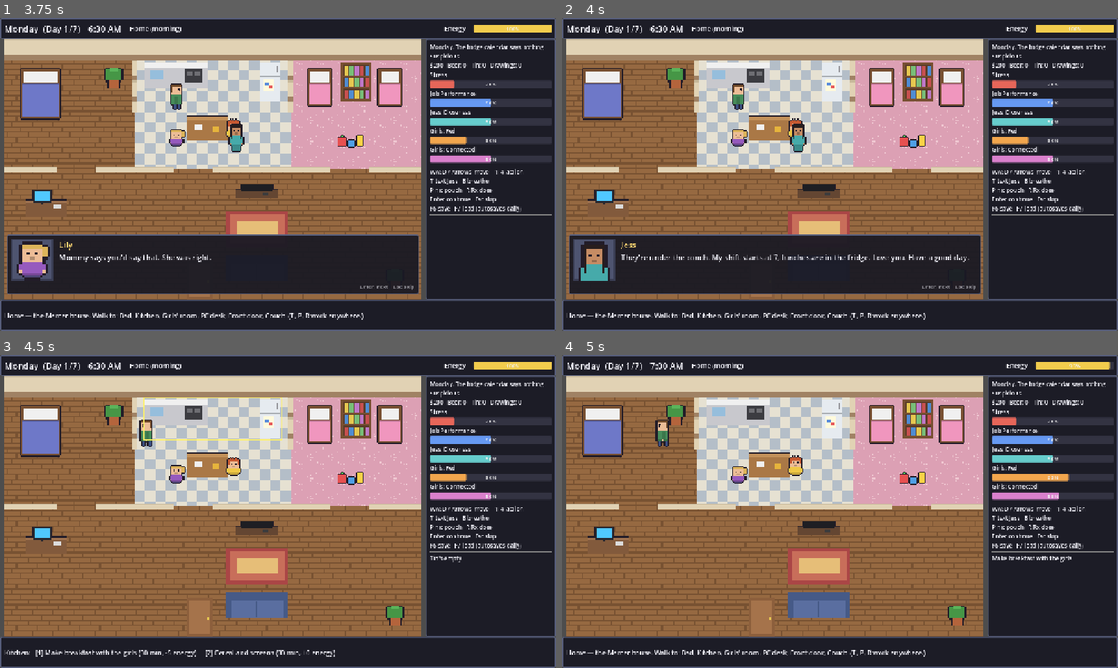
Above: before the commit, frames 1-4 (two rows, left to right).
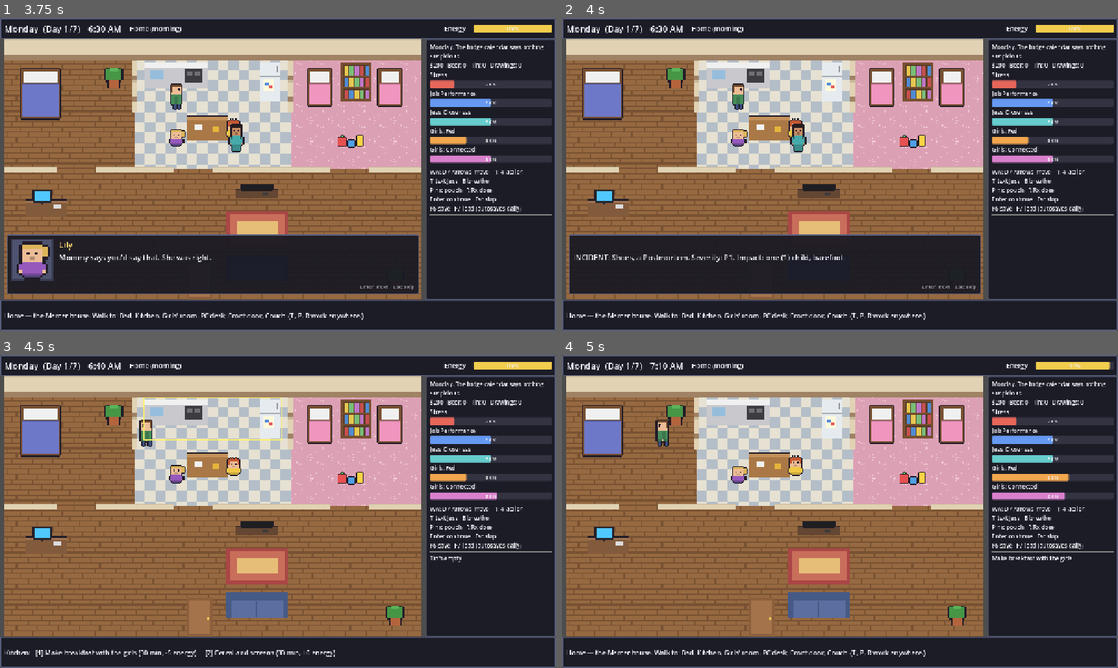
Above: after the commit, the same moments.

Repository: MartyMansion/uptime
Game: Godot game, scene res://scenes/main.tscn
Same seed, same stepped clock (60 frames per second), same inputs: the game is played once before the commit and once after it.
Inputs:
- Up to frame 1 (3.75 s): tap Enter at 0.5, 2.1 s; hold D 0.53-1.28 s; tap 1 at 0.6, 1.35, 2.3, 3.05 s; tap Space at 0.77, 1.52, 2, 3.02 s; hold S 1.28-2.03 s; hold D 2.03-2.78 s; hold W 2.78-3.53 s; tap Keypad Enter at 2.85 s; hold A from 3.53 s (still down); tap T at 3.6 s
- Up to frame 2 (4 s): keep holding A; tap Space at 3.77 s; tap 1 at 3.8 s
- Up to frame 3 (4.5 s): keep holding A; tap Escape at 4.15 s; tap P at 4.35 s
- Up to frame 4 (5 s): keep holding A; tap Space at 4.52 s; tap 1 at 4.55 s

Frame 1 is identical in both runs. In frame 2, 1.3% of the frame differs, in the area x 2-74%, y 70-84%; in frame 3, less than 0.1%; in frame 4, less than 0.1%.

Commit message:
Refinement 6: cutscene choices (Shoes postmortem, Jess real-talk), hidden honesty

Diff:
--- a/scripts/cutscenes.gd
+++ b/scripts/cutscenes.gd
@@ -27,6 +27,8 @@
 					["say", "lily", "Mommy says they're in \"the last place you'd look.\""],
 					["say", "dan", "That's every place, Lily. That's kind of how looking works."],
 					["say", "lily", "Mommy says you'd say that. She was right."],
+					["say", "", "INCIDENT: Shoes, a Postmortem. Severity: P1. Impact: one (1) child, barefoot."],
+					["choice", [["Run a root cause analysis (check under the couch)", "shoes_rca"], ["Escalate to Mommy", "shoes_mom"], ["Declare the shoes deprecated (buy new ones, $30)", "shoes_new"]]],
 					["say", "jess", "They're under the couch. My shift starts at 7, lunches are in the fridge. Love you. Have a good day."]]
 			else:
 				var mornings := [
@@ -101,7 +103,11 @@
 			]
 			var s := [["loc", "house"], ["place", "dan", "living"], ["place", "lily", "girls"], ["place", "june", "girls_dan"],
 				["place", "jess", "door"], ["move", "jess", "living_j"], ["face", "dan", "right"], ["face", "jess", "left"], ["say", "jess", jess[d % jess.size()]]]
-			if gs.closeness < 35:
+			if gs.drinks_week >= 8 and not gs.notices_seen.has("real_talk"):
+				gs.notices_seen["real_talk"] = true
+				s += [["say", "jess", "Hey. Can I say a thing without it being a Whole Thing?"], ["say", "jess", "You've been having a few most nights. I'm not counting. I just... noticed I was counting."],
+					["choice", [["Be honest: \"Yeah. It's been more than I want.\"", "talk_honest"], ["\"It's just been a long week.\"", "talk_deflect"], ["Joke: \"The recycling is just very enthusiastic.\"", "talk_joke"]]]]
+			elif gs.closeness < 35:
 				s += [["say", "", "She sits at the far end of the couch, tired. She still smiles when you look over."]]
 			elif gs.today.get("text_jess", 0) > 0:
 				s += [["say", "jess", "Thanks for texting today. It really helped."]]
--- a/scripts/game_state.gd
+++ b/scripts/game_state.gd
@@ -131,6 +131,7 @@
 var rx_until: int = -1        # minute the current dose wears off
 var rx_last_dose: int = -1
 var notices_seen := {}
+var honesty: int = 50              # hidden; moved by choices in cutscenes
 var fridge_drawings: int = 0       # cozy loop: grows with time spent with the girls
 var moments_seen := {}              # relationship moments already played
 var clean := {"drink": 0, "pouch": 0, "rx_extra": 0}   # consecutive clean days after using
@@ -162,6 +163,7 @@
 	rx_extra_total = 0
 	notices_seen = {}
 	fridge_drawings = 0
+	honesty = 50
 	moments_seen = {}
 	clean = {"drink": 0, "pouch": 0, "rx_extra": 0}
 	used_ever = {"drink": false, "pouch": false, "rx_extra": false}
@@ -563,6 +565,8 @@
 		s += "Oral Health ....... Worth a cleaning soon\n"
 	if week_stats["rx_extra"] > 0:
 		s += "Focus ............. Big highs, rough crashes. Maybe chat with your doctor\n"
+	if notices_seen.has("choice_talk_honest"):
+		s += "Honesty ........... You told Jess the truth. That's the hard part, apparently.\n"
 	s += "Fridge gallery .... %d drawing%s\n" % [fridge_drawings, "" if fridge_drawings == 1 else "s"]
 	if not week_moments.is_empty():
 		var best: Array[String] = []
@@ -584,11 +588,39 @@
 		h12 = 12
 	return "%d:%02d %s" % [h12, m % 60, "AM" if h < 12 else "PM"]
 
+# ------------------------------------------------------------------ cutscene choices
+## effect id -> [deltas, result line]. Applied by Main when a choice is picked.
+const CHOICES := {
+	"shoes_rca": [{"connected": 5, "minutes": 10}, "Root cause: couch. Mitigation: shoe basket. June signs off on the postmortem."],
+	"shoes_mom": [{"closeness": 2}, "You escalate to Mommy. Jess resolves it in four seconds without looking up. Humbling. Romantic, a little."],
+	"shoes_new": [{"money": -30, "connected": 3}, "You declare the old shoes deprecated. New shoes have lights. June will never sleep again."],
+	"talk_honest": [{"closeness": 8, "honesty": 15, "stress": -6}, "\"Yeah. It's been more than I want it to be.\" Jess takes your hand. \"Okay. We'll figure it out. Together, like the IKEA bed.\""],
+	"talk_deflect": [{"closeness": -4, "honesty": -10}, "\"Just a long week.\" Jess nods. She doesn't push. That's somehow worse."],
+	"talk_joke": [{"closeness": -2, "honesty": -5}, "\"The recycling is just very enthusiastic.\" Jess smiles, but only with her mouth."],
+}
+func apply_choice(eid: String) -> String:
+	if not CHOICES.has(eid):
+		return ""
+	var c: Array = CHOICES[eid]
+	for k in c[0]:
+		match k:
+			"minutes": minutes = mini(minutes + int(c[0][k]), DAY_END)
+			"money": money = maxi(money + int(c[0][k]), 0)
+			"connected": girls_connected = clampi(girls_connected + int(c[0][k]), 0, 100)
+			"performance": performance = clampi(performance + int(c[0][k]), 0, 100)
+			_: set(k, clampi(int(get(k)) + int(c[0][k]), 0, 100))
+	notices_seen["choice_" + eid] = true
+	if eid == "talk_honest":
+		clean["drink"] = maxi(clean["drink"], 1)   # saying it out loud is day one
+	today["log"].append(c[1])
+	state_changed.emit()
+	return c[1]
+
 # ------------------------------------------------------------------ save/load
 const SAVE_PATH := "user://uptime_save.json"
 const SAVE_VARS := ["day", "energy", "stress", "performance", "closeness", "girls_fed", "girls_connected", "money",
 	"beers", "pouches", "drinks_week", "gum_damage", "rx_pills", "rx_extra_total", "notices_seen", "week_stats",
-	"fridge_drawings", "moments_seen", "clean", "used_ever", "week_moments"]
+	"fridge_drawings", "honesty", "moments_seen", "clean", "used_ever", "week_moments"]
 
 ## Saves at the start of a day (the game autosaves every morning).
 func save_game(path: String = SAVE_PATH) -> bool:
--- a/scripts/main.gd
+++ b/scripts/main.gd
@@ -58,6 +58,9 @@
 var summary_is_week := false
 var did_jess_home := false
 var autoload_save := true    # tests turn this off
+var cs_choices: Array = []          # [[label, effect], ...] while a choice is open
+var random_choices := false         # bot: pick choices at random when skipping
+var choice_rng := RandomNumberGenerator.new()
 
 func _on_day_started() -> void:
 	GameState.save_game()
@@ -395,6 +398,10 @@
 		return
 	var k: Key = (event as InputEventKey).keycode
 	var confirm := k == KEY_ENTER or k == KEY_SPACE or k == KEY_KP_ENTER
+	if cs_id != "" and cs_waiting == "choice":
+		if k >= KEY_1 and k < KEY_1 + cs_choices.size():
+			pick_choice(k - KEY_1)
+		return
 	if cs_id != "":
 		if k == KEY_ESCAPE:
 			skip_cutscene()
@@ -528,7 +535,7 @@
 	if cs_id == "":
 		return
 	match cs_waiting:
-		"say":
+		"say", "choice":
 			return
 		"move":
 			if cs_mover and is_instance_valid(cs_mover) and cs_mover._tween and cs_mover._tween.is_running():
@@ -567,6 +574,23 @@
 		"hide":
 			if loc.actors.has(st[1]):
 				loc.despawn(st[1])
+		"choice":
+			var opts: Array = st[1]
+			if instant:
+				var pick: int = choice_rng.randi() % opts.size() if random_choices else 0
+				_log(GameState.apply_choice(opts[pick][1]))
+			else:
+				cs_choices = opts
+				dialog_name.text = "Your call"
+				var t := ""
+				for i in opts.size():
+					t += "[%d] %s\n" % [i + 1, opts[i][0]]
+				dialog_text.text = t.strip_edges()
+				dialog_portrait.texture = load("res://assets/portraits/dan.png")
+				dialog_portrait.visible = true
+				dialog_panel.visible = true
+				lifeos_panel.visible = false
+				cs_waiting = "choice"
 		"say", "lifeos":
 			var who: String = "lifeos" if st[0] == "lifeos" else st[1]
 			var text: String = st[1] if st[0] == "lifeos" else st[2]
@@ -590,6 +614,14 @@
 				cs_wait_t = st[1]
 				cs_waiting = "wait"
 
+func pick_choice(i: int) -> void:
+	if cs_waiting != "choice" or i < 0 or i >= cs_choices.size():
+		return
+	_log(GameState.apply_choice(cs_choices[i][1]))
+	cs_choices = []
+	cs_waiting = ""
+	dialog_panel.visible = false
+
 func advance() -> void:
 	if cs_waiting == "say":
 		cs_waiting = ""
@@ -603,6 +635,8 @@
 		cs_mover.stop_walking()
 	while not cs_steps.is_empty():
 		_run_step(cs_steps.pop_front(), true)
+	if cs_waiting == "choice":   # Esc on an open choice: take the first (kindest) option
+		pick_choice(0)
 	cs_waiting = ""
 	dialog_panel.visible = false
 	_next_cutscene()
--- a/tests/playtest_bot.gd
+++ b/tests/playtest_bot.gd
@@ -15,6 +15,7 @@
 func _initialize() -> void:
 	main = load("res://scenes/main.tscn").instantiate()
 	main.autoload_save = false
+	main.random_choices = true
 	root.add_child(main)
 	_run.call_deferred()
 
@@ -81,10 +82,18 @@
 		for st in main.cs_steps:
 			if st[0] == "say": note("%s: %s" % [st[1] if st[1] != "" else "(narration)", st[2]])
 			elif st[0] == "lifeos": note("LifeOS: " + str(st[1]))
+		if step and main.cs_waiting == "choice":
+			await audit("choice " + main.cs_id)
+			main.pick_choice(randi() % main.cs_choices.size())
+			continue
 		if step and main.dialog_panel.visible:
 			note("%s: %s" % [main.dialog_name.text, main.dialog_text.text])
 			await audit("dialogue " + main.cs_id)
 		main.skip_cutscene()
+		note(main.log_label.text)
+	for k in gs.notices_seen:
+		if str(k).begins_with("choice_") and not stats["cutscenes"].has(k):
+			stats["cutscenes"][k] = 1
 	if guard >= 60: bad("cutscene queue never drained")
 	if main.summary_root.visible:
 		note(main.summary_title.text + " :: " + main.summary_label.text)
--- a/tests/run_tests.gd
+++ b/tests/run_tests.gd
@@ -161,6 +161,16 @@
 	check(gs.load_game("user://test_save.json") and gs.fridge_drawings == 7 and gs.day == 3 and gs.clean["pouch"] == 2, "load game restores the morning")
 	gs.delete_save("user://test_save.json")
 	check(not gs.load_game("user://nope.json"), "missing save fails cleanly")
+	# --- Choices in cutscenes
+	gs.new_game(21)
+	var wk: Array = Cutscenes.build("wake", gs, {})
+	check(wk.any(func(st): return st[0] == "choice"), "Monday wake has the Shoes postmortem choice")
+	gs.drinks_week = 9
+	var jh: Array = Cutscenes.build("jess_home", gs, {})
+	check(jh.any(func(st): return st[0] == "choice") and gs.notices_seen.has("real_talk"), "Jess real-talk choice after a heavy week")
+	var c0: int = gs.closeness
+	gs.apply_choice("talk_honest")
+	check(gs.closeness == c0 + 8 and gs.honesty == 65 and gs.weekly_review().contains("Honesty"), "honest answer: closeness + honesty, noted in review")
 	# --- Scenes, cutscenes, assets, UI
 	main.skip_all_cutscenes()
 	main.dismiss_summary() if main.summary_root.visible else null
Not shown, changed: DEVLOG.md
